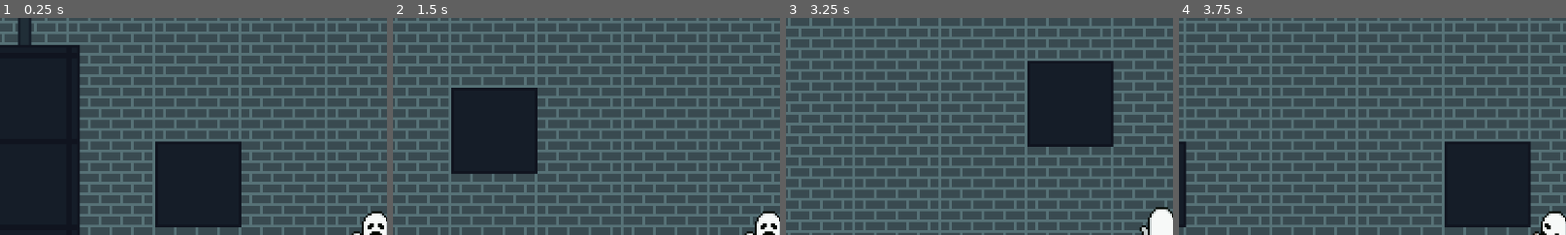
Above: before the commit, frames 1-4 (left to right).
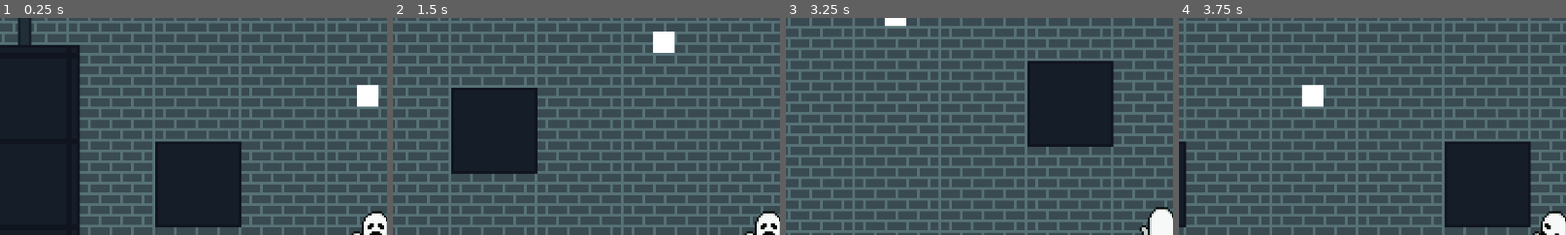
Above: after the commit, the same moments.

Repository: CISC204-S26/hw4-dbrownki-bradfost
Game: Godot game, scene res://Scenes/Rooms/room_1.tscn
Same seed, same stepped clock (60 frames per second), same inputs: the game is played once before the commit and once after it.
Inputs:
- Up to frame 1 (0.25 s): no input
- Up to frame 2 (1.5 s): hold D (move_right) 0.53-1.28 s; tap E (interact, bound only after the commit) at 0.6, 1.35 s; hold S (move_down) from 1.28 s (still down)
- Up to frame 3 (3.25 s): release S (move_down) at 2.03 s; hold D (move_right) 2.03-2.78 s; tap E (interact, bound only after the commit) at 2.1, 2.85 s; hold W (move_up) from 2.78 s (still down)
- Up to frame 4 (3.75 s): release W (move_up) at 3.53 s; hold A (move_left) from 3.53 s (still down); tap E (interact, bound only after the commit) at 3.6 s
The pictures show only the part of the screen within x 2-51%, y 0-50%; the shares and areas given below are measured in that part.

The runs differ from the first frame. In frame 1, 0.6% of the frame differs, in the area x 92-98%, y 30-42%; in frame 2, 0.6%; in frame 3, 0.2%; in frame 4, 0.6%, in the area x 31-38%, y 30-42%.

Commit message:
Creates Interactor/Interactable Pattern

Diff:
--- /dev/null
+++ b/Scenes/Interactables/sign_intractable.gd
@@ -0,0 +1,4 @@
+extends Interactable
+
+func interact():
+	print("This is a sign")
--- a/Scenes/Interactables/sign_intractable.tscn
+++ b/Scenes/Interactables/sign_intractable.tscn
@@ -1,16 +1,22 @@
 [gd_scene format=3 uid="uid://cqjf3bl2fbnsx"]
 
-[ext_resource type="Script" uid="uid://uvv4u3lsh0oo" path="res://Scripts/interactable.gd" id="1_pqgft"]
+[ext_resource type="Script" uid="uid://c4igsp4il3287" path="res://Scenes/Interactables/sign_intractable.gd" id="1_74t3n"]
 
 [sub_resource type="CircleShape2D" id="CircleShape2D_ghqkm"]
-radius = 14.0
+radius = 24.0
+
+[sub_resource type="QuadMesh" id="QuadMesh_wyuoi"]
 
 [node name="SignIntractable" type="Area2D" unique_id=993458865]
 collision_layer = 2
 collision_mask = 0
-script = ExtResource("1_pqgft")
+script = ExtResource("1_74t3n")
 metadata/_custom_type_script = "uid://uvv4u3lsh0oo"
 
 [node name="CollisionShape2D" type="CollisionShape2D" parent="." unique_id=1717283165]
 shape = SubResource("CircleShape2D_ghqkm")
 debug_color = Color(0, 1, 0, 0.41960785)
+
+[node name="MeshInstance2D" type="MeshInstance2D" parent="." unique_id=299004293]
+scale = Vector2(8, 8)
+mesh = SubResource("QuadMesh_wyuoi")
--- a/Scenes/Rooms/room_1.tscn
+++ b/Scenes/Rooms/room_1.tscn
@@ -3,6 +3,7 @@
 [ext_resource type="Texture2D" uid="uid://dprsh3omrcap6" path="res://Assets/Tilesets/Base32x32-47Dungeon.png" id="1_3t5sg"]
 [ext_resource type="PackedScene" uid="uid://b6bd15mjyo761" path="res://Scenes/player.tscn" id="2_gjyih"]
 [ext_resource type="Texture2D" uid="uid://lw8sie6exg0o" path="res://Assets/Tilesets/32x32DungeonDoor.png" id="3_8tcee"]
+[ext_resource type="PackedScene" uid="uid://cqjf3bl2fbnsx" path="res://Scenes/Interactables/sign_intractable.tscn" id="4_476il"]
 
 [sub_resource type="TileSetAtlasSource" id="TileSetAtlasSource_0gevy"]
 texture = ExtResource("1_3t5sg")
@@ -183,3 +184,8 @@
 
 [node name="Player" parent="." unique_id=2065409206 instance=ExtResource("2_gjyih")]
 position = Vector2(146, 227)
+collision_mask = 3
+
+[node name="SignIntractable" parent="." unique_id=993458865 instance=ExtResource("4_476il")]
+z_index = 1
+position = Vector2(143, 175)
--- a/Scenes/player.tscn
+++ b/Scenes/player.tscn
@@ -5,6 +5,9 @@
 [ext_resource type="Texture2D" uid="uid://blfvkd552pgl8" path="res://Assets/Ghost Pack/Ghost_32x32_Back_Flying.png" id="3_vgqql"]
 [ext_resource type="Texture2D" uid="uid://b44gnh2ovgty1" path="res://Assets/Ghost Pack/Ghost_32x32_Front_Flying.png" id="4_fkybt"]
 [ext_resource type="Texture2D" uid="uid://d4dla1lsbu3ki" path="res://Assets/Ghost Pack/Ghost_32x32_Left_Flying.png" id="5_x3wgy"]
+
+[sub_resource type="CircleShape2D" id="CircleShape2D_fkybt"]
+radius = 19.557608
 
 [sub_resource type="RectangleShape2D" id="RectangleShape2D_vgqql"]
 size = Vector2(19, 21)
@@ -267,7 +270,16 @@
 z_index = 5
 script = ExtResource("1_cvnsp")
 
-[node name="PlayerCollision" type="CollisionShape2D" parent="." unique_id=652480721]
+[node name="InteractionDetector" type="Area2D" parent="." unique_id=694370707]
+collision_layer = 0
+collision_mask = 2
+
+[node name="InteractionCollision" type="CollisionShape2D" parent="InteractionDetector" unique_id=1149765088]
+position = Vector2(0.5, 0.5)
+shape = SubResource("CircleShape2D_fkybt")
+debug_color = Color(0.07170061, 0.3094943, 1, 0.41960785)
+
+[node name="PlayerPhysicsCollision" type="CollisionShape2D" parent="." unique_id=652480721]
 position = Vector2(0.5, 0.5)
 shape = SubResource("RectangleShape2D_vgqql")
 
@@ -285,3 +297,6 @@
 sprite_frames = SubResource("SpriteFrames_ukyrk")
 animation = &"left_flying"
 autoplay = "front_flying"
+
+[connection signal="area_entered" from="InteractionDetector" to="." method="_on_interaction_detector_area_entered"]
+[connection signal="area_exited" from="InteractionDetector" to="." method="_on_interaction_detector_area_exited"]
--- a/Scripts/player.gd
+++ b/Scripts/player.gd
@@ -4,10 +4,17 @@
 @export var speed: int = 100
 @onready var player_animation: AnimatedSprite2D = $PlayerAnimation
 
+@export var nearby_interactables = []
+
 func _physics_process(_delta: float) -> void:
 	direction = Input.get_vector("move_left","move_right", "move_up", "move_down")
 	velocity = direction * speed
 	animations()
+
+	if Input.is_action_just_pressed("interact"):
+		if nearby_interactables:
+			nearby_interactables.back().interact()
+
 	move_and_slide()
 
 func animations():
@@ -23,3 +30,12 @@
 	if direction == Vector2 (0,1):
 		player_animation.play("front_flying")
 		player_animation.flip_h = false
+
+
+func _on_interaction_detector_area_entered(area: Area2D) -> void:
+	print("Interactable Detected")
+	nearby_interactables.append(area)
+
+func _on_interaction_detector_area_exited(area: Area2D) -> void:
+	print("Interactable Removed")
+	nearby_interactables.erase(area)
--- a/project.godot
+++ b/project.godot
@@ -41,6 +41,16 @@
 , Object(InputEventKey,"resource_local_to_scene":false,"resource_name":"","device":-1,"window_id":0,"alt_pressed":false …(186 unchanged characters)…
 ]
 }
+interact={
+"deadzone": 0.2,
+"events": [Object(InputEventKey,"resource_local_to_scene":false,"resource_name":"","device":-1,"window_id":0,"alt_pressed":false,"shift_pressed":false,"ctrl_pressed":false,"meta_pressed":false,"pressed":false,"keycode":0,"physical_keycode":69,"key_label":0,"unicode":101,"location":0,"echo":false,"script":null)
+]
+}
+
+[layer_names]
+
+2d_physics/layer_1="Player"
+2d_physics/layer_2="Interactable"
 
 [physics]
 
Not shown, added: Scenes/Interactables/sign_intractable.gd.uid
